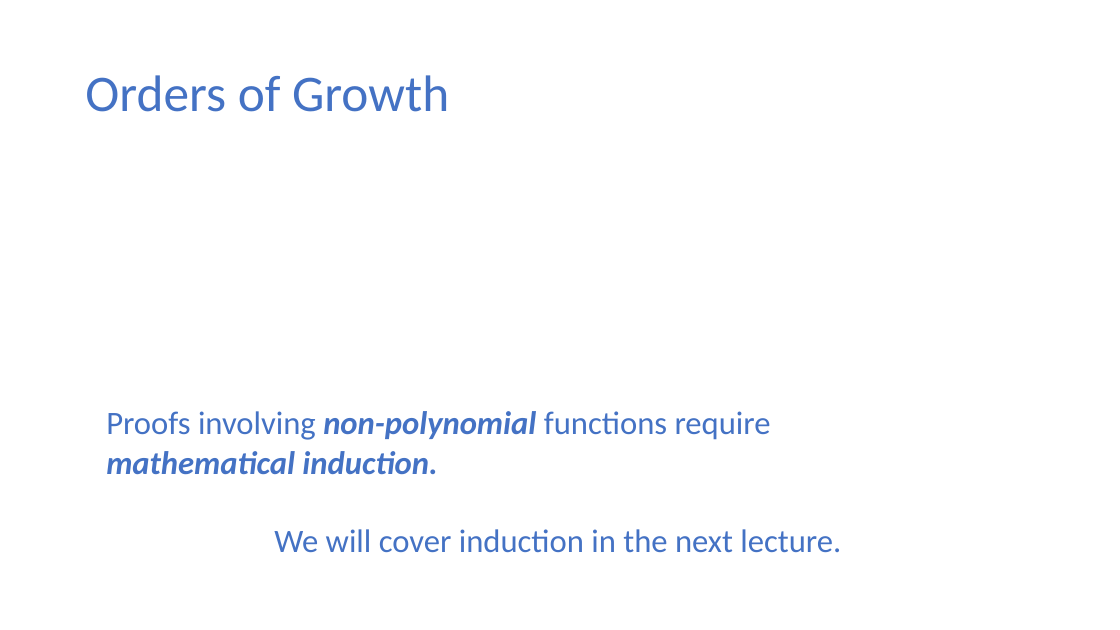
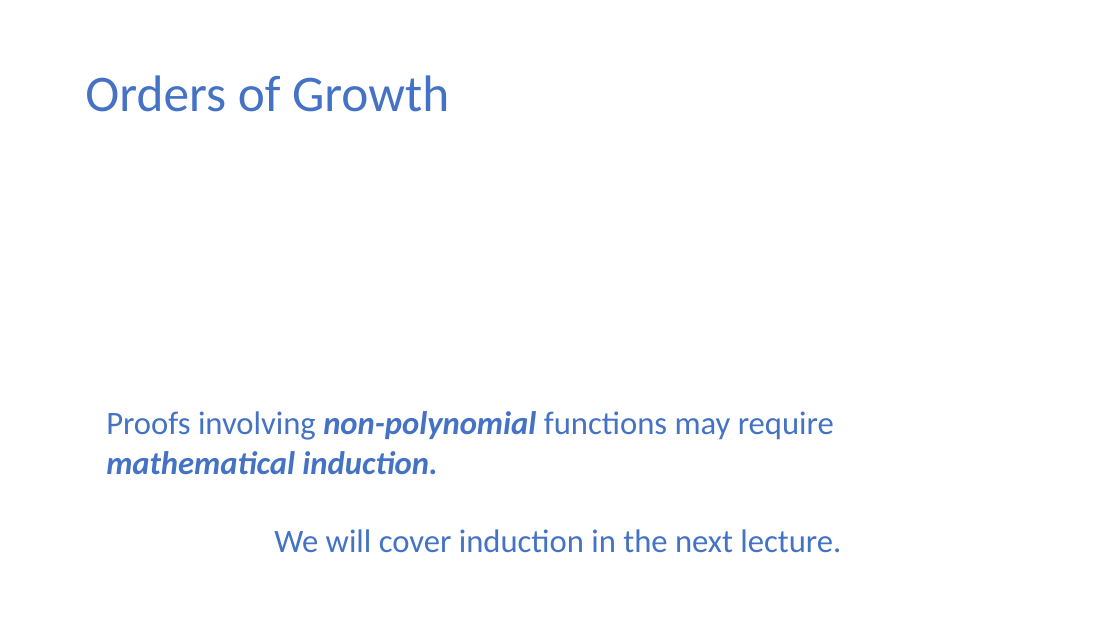
Before and after one commit to ekkapotc/EA2021, a slide deck: slide 48 of Slides/Lecture 1.pptx. Drawn at 1120x630 pixels with LibreOffice and Linux fonts; fonts in the diff are those of the drawing; grey boxes stand for pictures. Boxes give left, top, right and bottom in pixels: in the first picture for what was removed or moved away, otherwise in the second. Text is boxed around its words. In the diff, an @@ line names an element or a change of style, - is before the commit and + after.

```diff
--- a/Slides/Lecture 1.pptx
+++ b/Slides/Lecture 1.pptx
@@ text at [106,411,834,475]: text changed @@
-Proofs involving non-polynomial functions require mathematical induction.
+Proofs involving non-polynomial functions may require mathematical induction.
```
Also in this commit, not shown: 1 other slide changed, 1 other file.
